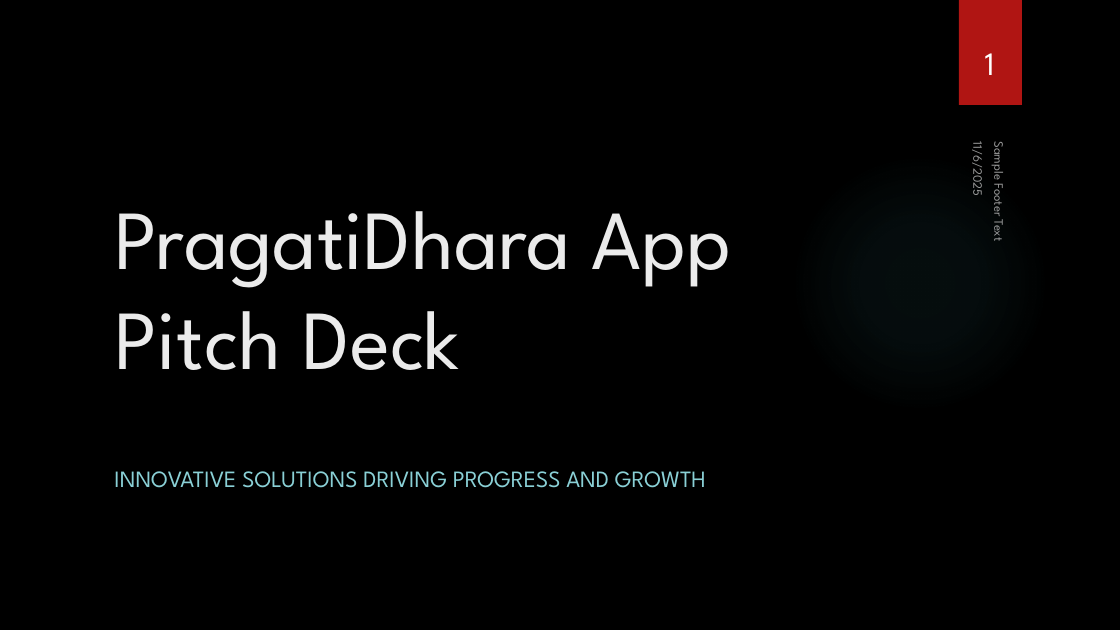
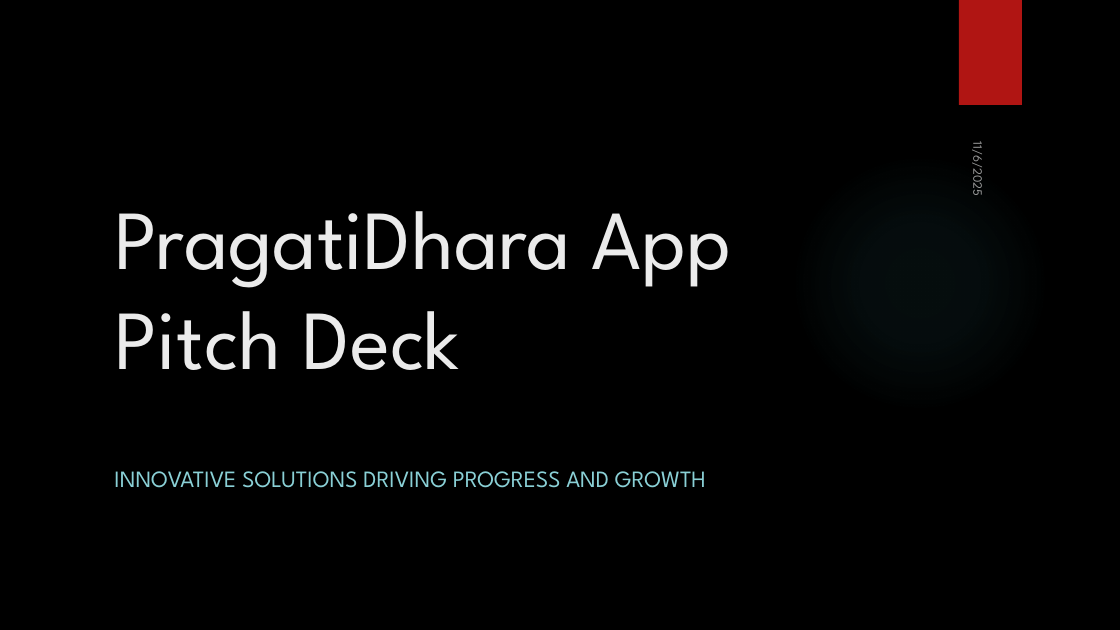
Before and after one commit to RitikaMathur19/PragatiDhara, a slide deck: slide 1 of PragatiDhara_Pitch_Deck_v1.0.pptx. Drawn at 1120x630 pixels with LibreOffice and Linux fonts; fonts in the diff are those of the drawing; background and template pictures are left out. Boxes give left, top, right and bottom in pixels: in the first picture for what was removed or moved away, otherwise in the second. Text is boxed around its words. In the diff, an @@ line names an element or a change of style, - is before the commit and + after.

```diff
--- a/PragatiDhara_Pitch_Deck_v1.0.pptx
+++ b/PragatiDhara_Pitch_Deck_v1.0.pptx
@@ page number removed at [985, 53, 995, 75] @@
-1
@@ text removed at [990, 144, 1009, 241] @@
-Sample Footer Text
```
Also in this commit, not shown: 6 other slides changed, 2 slides added, 5 other files.
